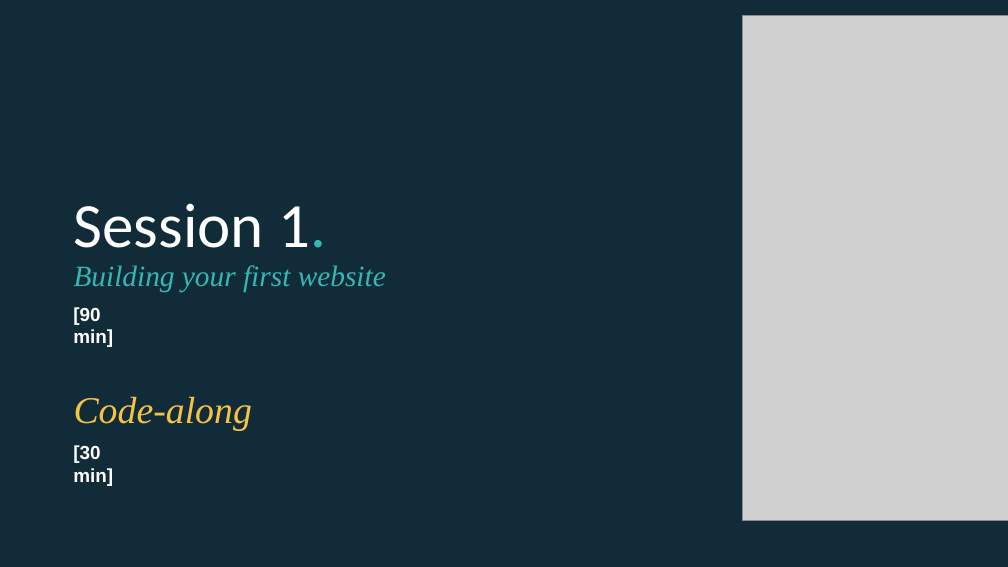
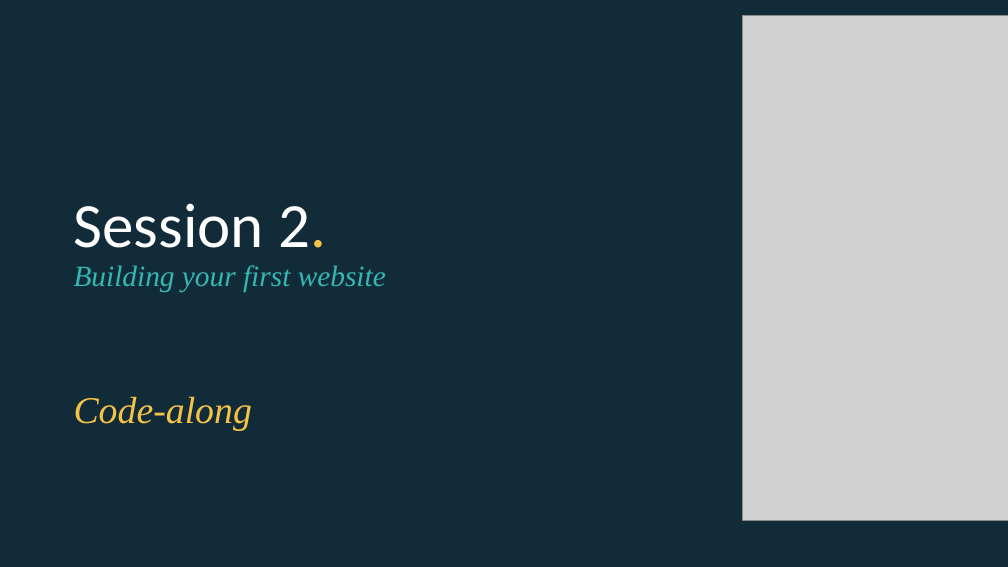
Before and after one commit to EconomicsObservatory/courses, a slide deck: slide 16 of 2/2_Building_your_first_website.pptx. Drawn at 1008x567 pixels with LibreOffice and Linux fonts; fonts in the diff are those of the drawing; grey boxes stand for pictures. Boxes give left, top, right and bottom in pixels: in the first picture for what was removed or moved away, otherwise in the second. Text is boxed around its words. In the diff, an @@ line names an element or a change of style, - is before the commit and + after.

```diff
--- a/2/2_Building_your_first_website.pptx
+++ b/2/2_Building_your_first_website.pptx
@@ title at [74, 203, 386, 292]: text changed @@
-Session 1.
-Building your first website
+Session 2.
+Building your first website
@@ text removed at [73, 307, 113, 347] @@
-[90 min]
@@ text removed at [73, 445, 113, 486] @@
-[30 min]
```
Also in this commit, not shown: 14 other slides changed, 5 slides added, 2 slides removed, 2 other files.
